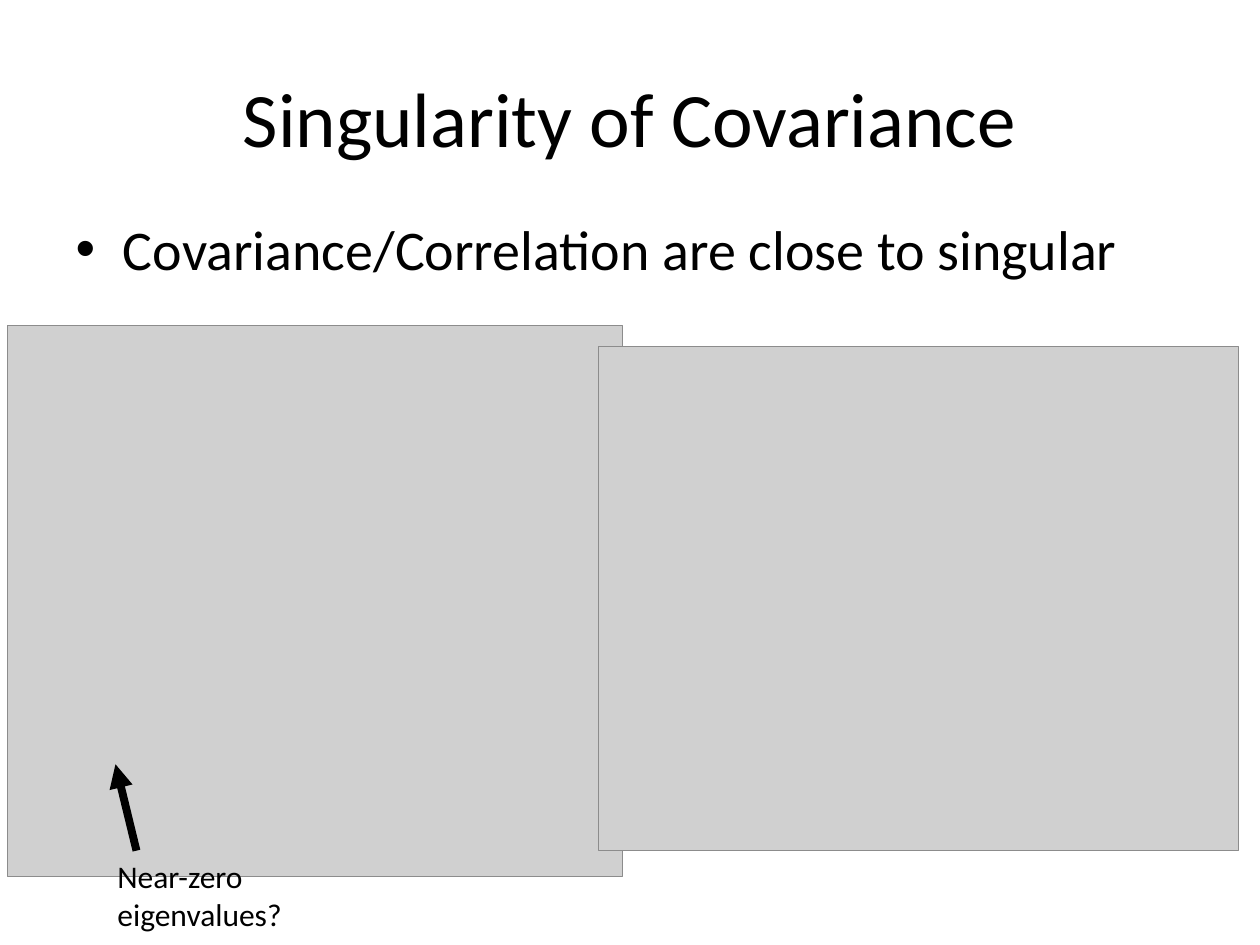
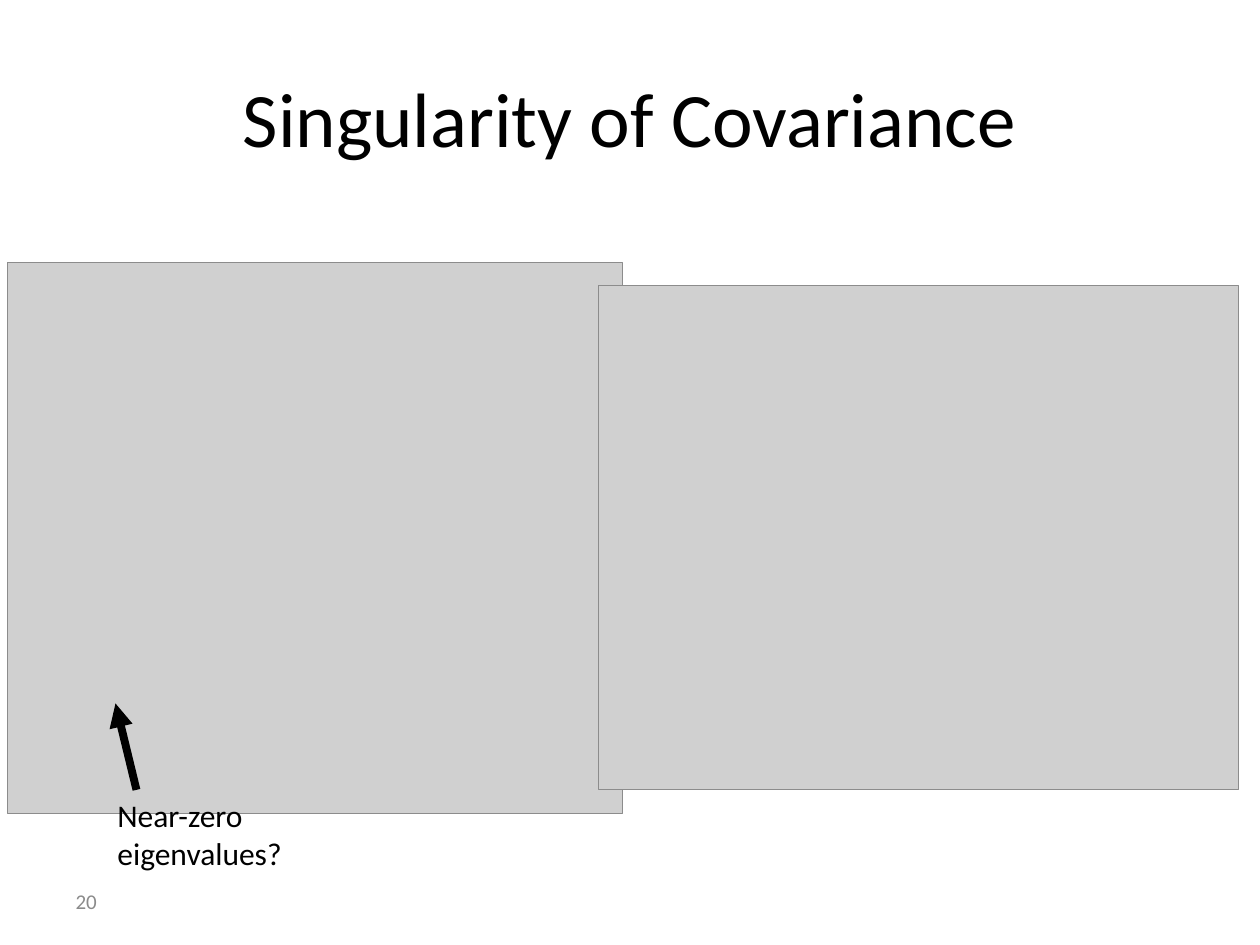
Before and after one commit to reggevlivney/BrainSway, a slide deck: slide 20 of Project_Midterm_Presentation.pptx. Drawn at 1260x945 pixels with LibreOffice and Linux fonts; fonts in the diff are those of the drawing; grey boxes stand for pictures; background and template pictures are left out. Boxes give left, top, right and bottom in pixels: in the first picture for what was removed or moved away, otherwise in the second. Text is boxed around its words. In the diff, an @@ line names an element or a change of style, - is before the commit and + after.

```diff
--- a/Project_Midterm_Presentation.pptx
+++ b/Project_Midterm_Presentation.pptx
@@ text removed at <box>123,231,1116,280</box> @@
-• Covariance/Correlation are close to singular
@@ picture: place and size @@
-picture at <box>8,325,622,876</box>
+picture at <box>8,262,622,813</box>
@@ 1 picture, 1 page number, 1 text, 1 arrow: place and size @@
-1 picture, 1 page number, 1 text, 1 arrow at <box>63,346,1239,945</box>
+1 picture, 1 page number, 1 text, 1 arrow at <box>76,286,1239,909</box>
```
Also in this commit, not shown: 13 other slides changed, 2 slides added, 3 slides removed.
